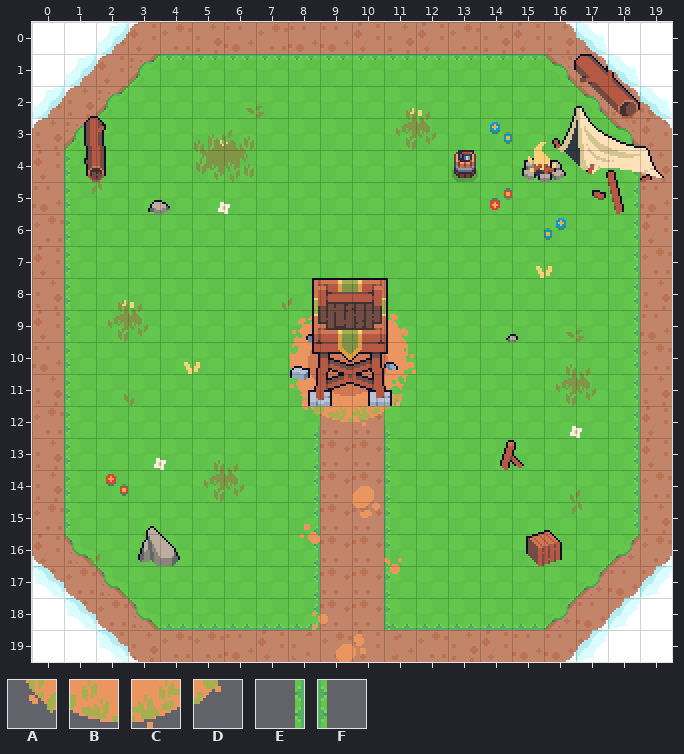
Two versions of a level (Tiled map (JSON), public/assets/td/Map TD .tmj). Above is the file before it was changed.
Cells are 16x16 px. Shown: x 0..19, y 0..19. Layer "contour herbe" is drawn 0,-6 px off the grid.
Key: from "Object Tileset TD": A 2947, B 2948, C 2949, D 2950; from "tileset_sunnysideworld": E 465, F 465 turned 180.
_ is an empty cell.
Layers that did not change in this view are not listed.
Layer "contour herbe" before, first column x 0:
 0 ____________________
 1 ____________________
 2 ____________________
 3 ____________________
 4 ____________________
 5 ____________________
 6 ____________________
 7 ____________________
 8 ____________________
 9 ____________________
10 ____________________
11 ____________________
12 ________ABCD________
13 ________E__F________
14 ________E__F________
15 ________E__F________
16 ________E__F________
17 ________E__F________
18 ________E__F________
19 ________E__F________
And afterwards:
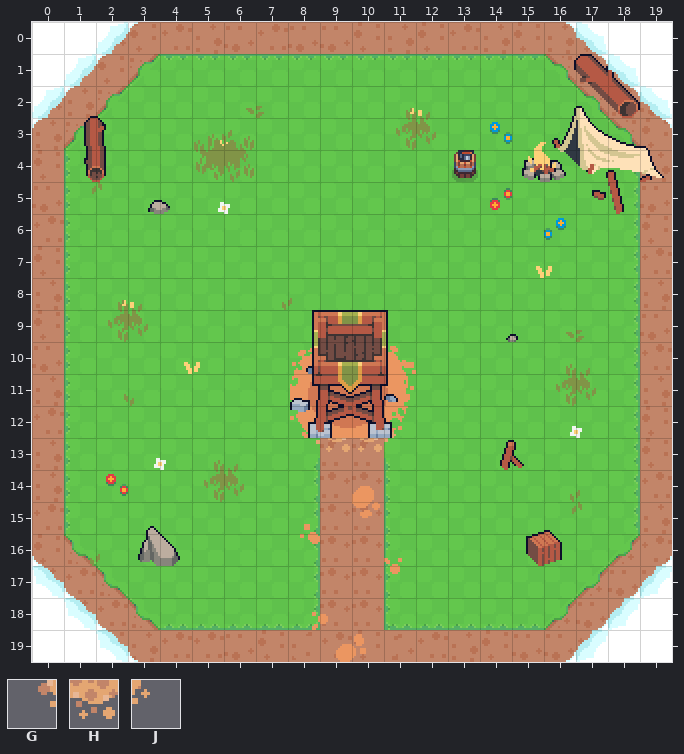
Further tiles: from "tileset_sunnysideworld": G 397, H 398, J 399.
From old to new:
layer "Tower" offset 0,0 -> 0,16 px
Layer "contour herbe":
y 12: x 8..11 ABCD -> ____
y 13: x 8..11 E__F -> GHHJ
